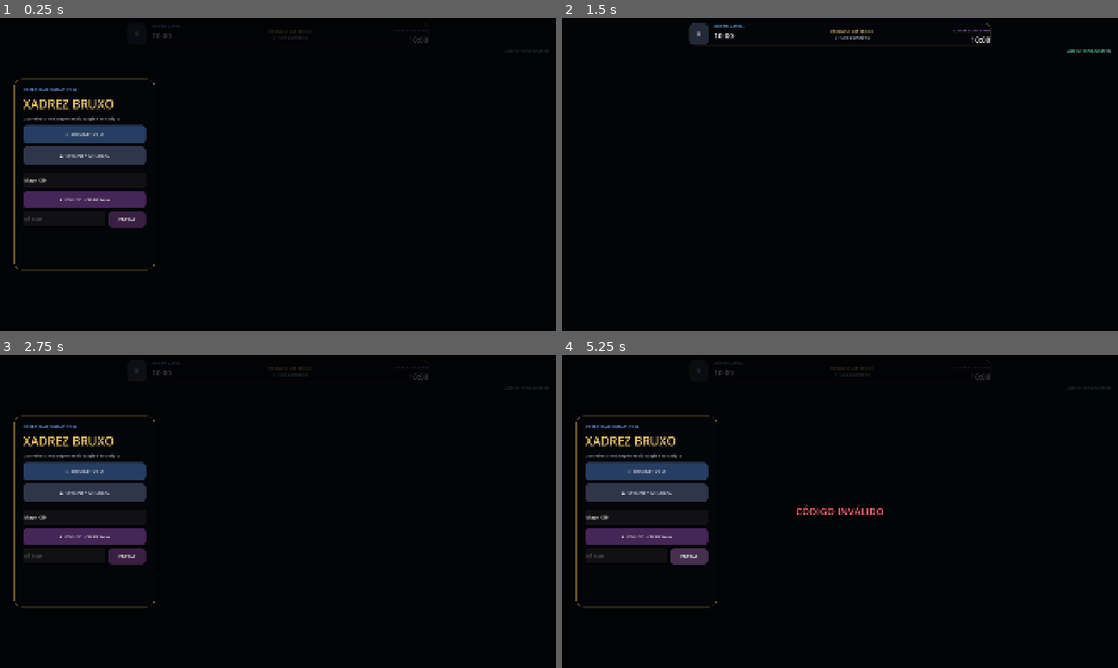
Above: before the commit, frames 1-4 (two rows, left to right).
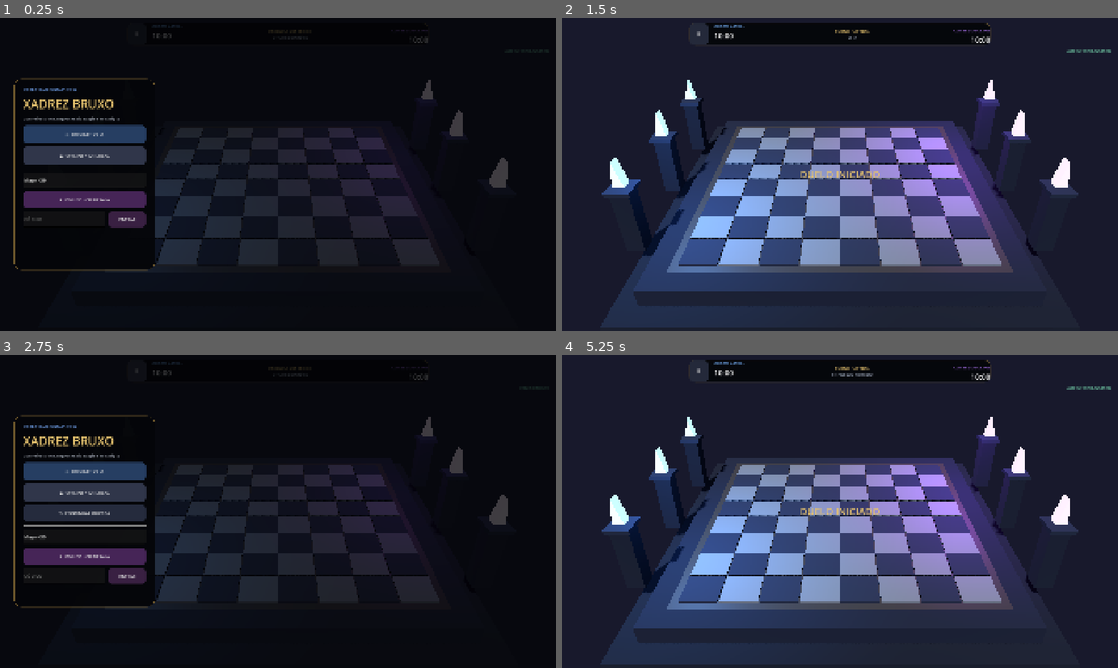
Above: after the commit, the same moments.

Repository: thepunisherhat41/Xadrez-bruxo
Game: Godot game, scene res://scenes/Main.tscn
The game is run twice, just before and just after one commit, with the same random seed, the same clock (stepped at 60 frames per second) and the same inputs.
Inputs (mouse positions are in pixels of both pictures, inside the frame that each line leads up to):
- Up to frame 1 (0.25 s): no input
- Up to frame 2 (1.5 s): click "☰" at 0.5 s; click "⚔ OFFLINE • VS IA" at 1.25 s
- Up to frame 3 (2.75 s): click "☰" at 2 s
- Up to frame 4 (5.25 s): click "♟ OFFLINE • 1v1 LOCAL" at 2.75 s; click "☰" at 3.5 s; click (645, 514) at 4.25 s, where only the run after the commit has a clickable "↻ CONTINUAR PARTIDA"; click (689, 555) at 5 s, where only the run before the commit has a clickable "ENTRAR"

The runs differ from the first frame. In frame 1, 16% of the frame differs, in the area x 18-92%, y 19-82%; in frame 2, 96%, in the area x 0-100%, y 0-100%; in frame 3, 20%; in frame 4, 95%.
Error before the commit: Parse Error: Cannot infer the type of "x" variable because the value doesn't have a set type. (res://scripts/Arena.gd:119)

Commit message:
Fix Godot arena float inference

Diff:
--- a/game/scripts/Arena.gd
+++ b/game/scripts/Arena.gd
@@ -95,7 +95,7 @@
 static func _build_rune_channels(parent: Node3D) -> void:
 	var astral := _emissive(Color("#348fff"), 2.1)
 	var eclipse := _emissive(Color("#a34cff"), 2.15)
-	var outer := BOARD_SIZE * 0.5 + 0.72
+	var outer: float = BOARD_SIZE * 0.5 + 0.72
 	for i in range(2):
 		var ring := MeshInstance3D.new()
 		var torus := TorusMesh.new()
@@ -114,17 +114,19 @@
 	var metal := _material(Color("#3d414c"), 0.52, 0.62)
 	var astral := _emissive(Color("#488fff"), 2.5)
 	var eclipse := _emissive(Color("#8f45ff"), 2.5)
-	var side_x := BOARD_SIZE * 0.5 + 2.2
-	for side in [-1.0, 1.0]:
-		var x := side_x * side
-		for z in [-4.5, 0.0, 4.5]:
+	var side_x: float = BOARD_SIZE * 0.5 + 2.2
+	for side_value in [-1.0, 1.0]:
+		var side: float = float(side_value)
+		var x: float = side_x * side
+		for z_value in [-4.5, 0.0, 4.5]:
+			var z: float = float(z_value)
 			_box(parent, Vector3(x, 1.40, z), Vector3(0.75, 2.8, 0.75), stone)
 			_box(parent, Vector3(x, 2.86, z), Vector3(1.0, 0.16, 1.0), metal)
 			var crystal := MeshInstance3D.new()
 			var prism := PrismMesh.new()
 			prism.size = Vector3(0.48, 1.10, 0.48)
 			crystal.mesh = prism
-			crystal.material_override = astral if side < 0 else eclipse
+			crystal.material_override = astral if side < 0.0 else eclipse
 			crystal.position = Vector3(x, 3.58, z)
 			crystal.cast_shadow = GeometryInstance3D.SHADOW_CASTING_SETTING_OFF
 			parent.add_child(crystal)
